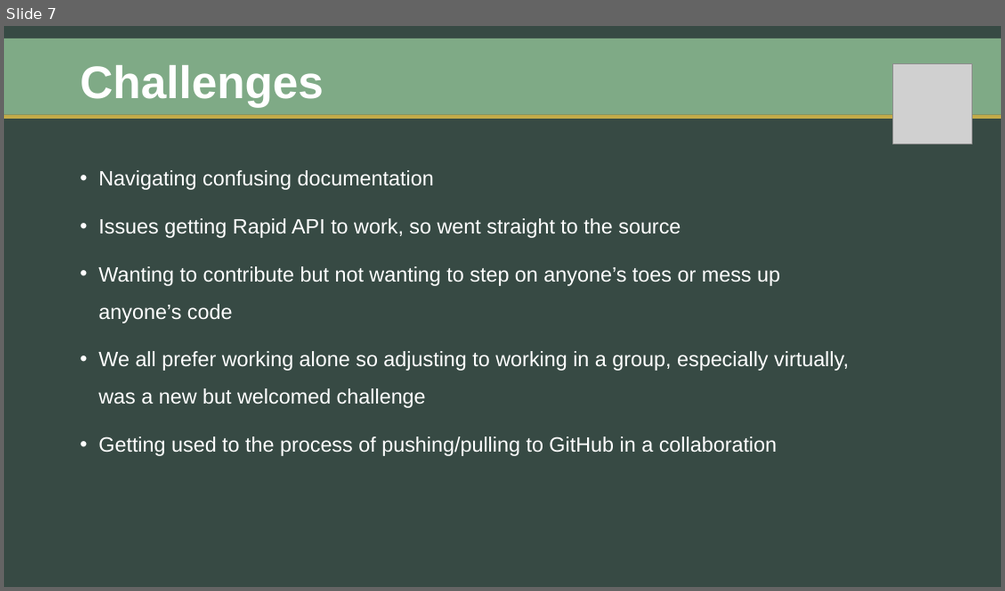
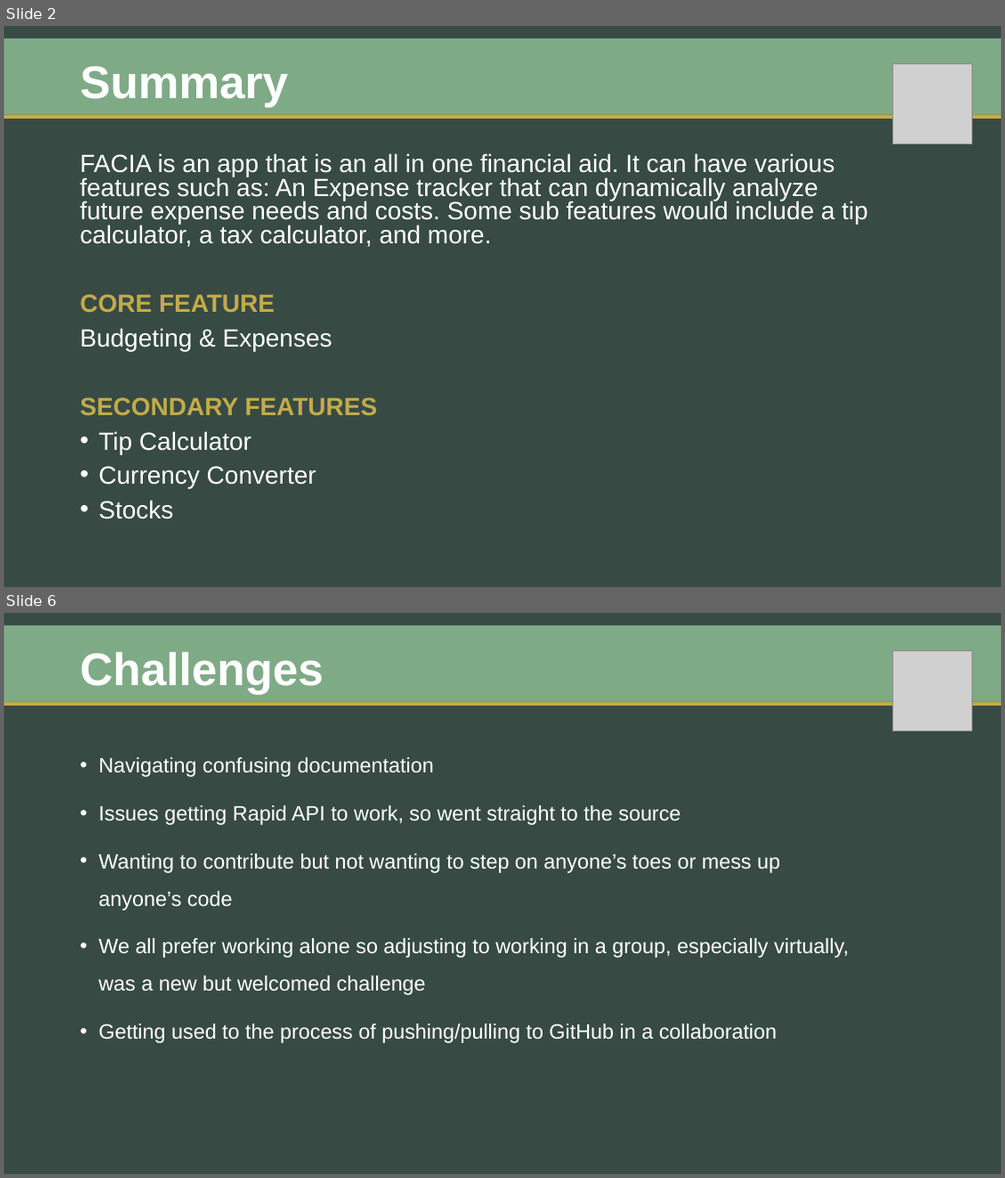
Before and after one commit to zibrahim2046/Project2, a slide deck: FACIA-Presentation.pptx. Shown one above the other, each under a label of ours: slide 7 before the commit, slides 2 and 6 after it; the slides between them are not shown. The pictures are 1005x591 and 1005x1178 pixels, drawn with LibreOffice and Linux fonts; fonts in the diff are those of the drawing; grey boxes stand for pictures. Boxes give left, top, right and bottom in pixels: in the first picture for what was removed or moved away, otherwise in the second. Text is boxed around its words. In the diff, an @@ line names an element or a change of style, - is before the commit and + after.

```diff
--- a/FACIA-Presentation.pptx
+++ b/FACIA-Presentation.pptx
@@ slide 2 added at box(4, 26, 1001, 587), background #374A44 @@
@@ rectangle added at box(4, 38, 1001, 115), fill #7FAA86 @@
@@ title added at box(80, 66, 288, 107), 44 pt, text #FFFFFF, bold @@
+Summary
@@ picture added at box(892, 63, 972, 143) @@
@@ rectangle added at box(4, 115, 1001, 119), fill #C3AB49 @@
@@ text added at box(80, 153, 868, 519), 24 pt, text #FFFFFF @@
+FACIA is an app that is an all in one financial aid. It can have various features such as: An Expense tracker that can dynamically analyze future expense needs and costs. Some sub features would include a tip calculator, a tax calculator, and more.
+CORE FEATURE
+Budgeting & Expenses
+SECONDARY FEATURES
+• Tip Calculator
+• Currency Converter
+• Stocks
@@ what was slide 7 is now slide 6 @@
```
Also in this commit, not shown: 4 slides changed, 2 slides removed, 4 other files.
